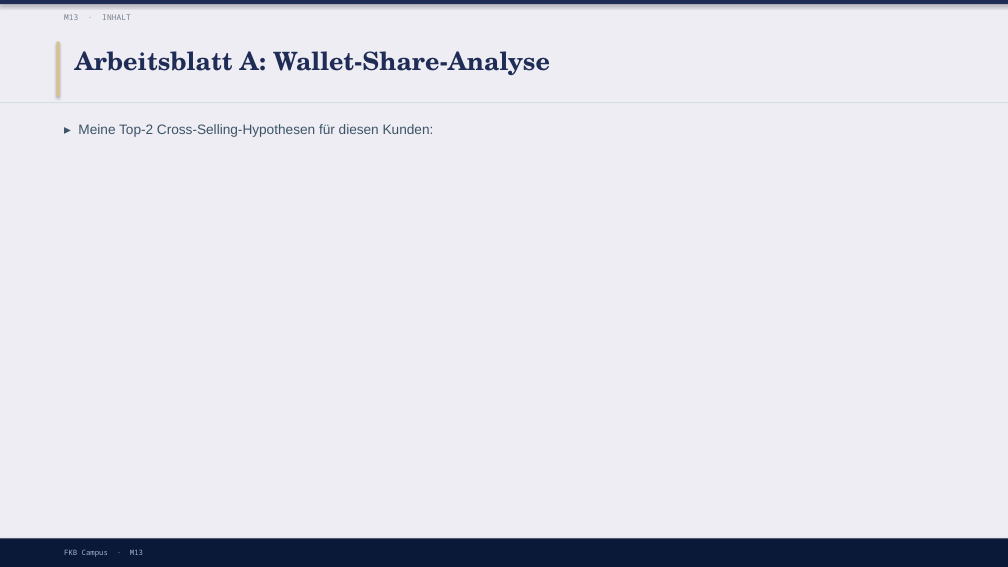
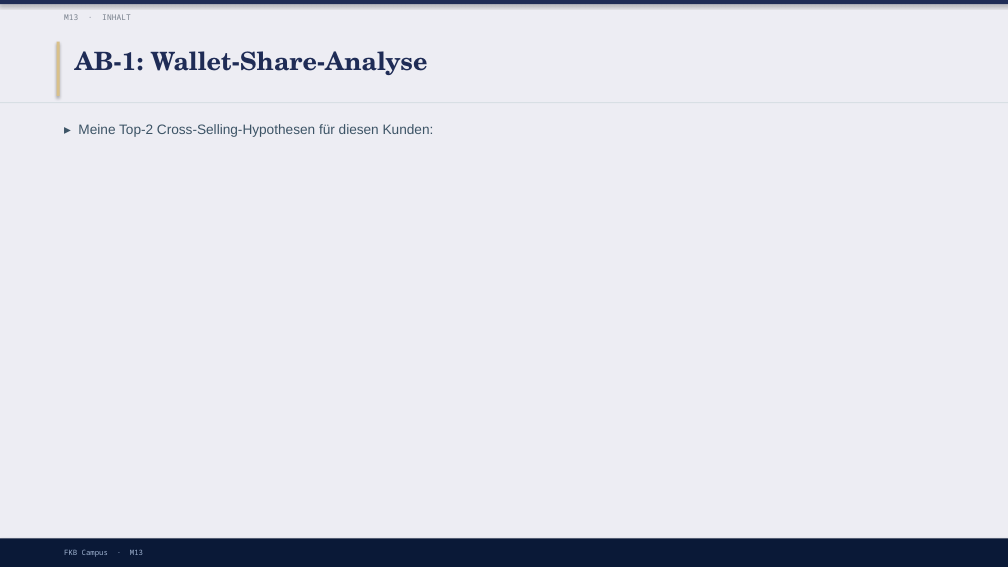
Before and after one commit to ck5rqc47pr-byte/firmenkundenakademie-online, a slide deck: slide 15 of protected-downloads/praesentation/M13.pptx. Drawn at 1008x567 pixels with LibreOffice and Linux fonts; fonts in the diff are those of the drawing. Boxes give left, top, right and bottom in pixels: in the first picture for what was removed or moved away, otherwise in the second. Text is boxed around its words. In the diff, an @@ line names an element or a change of style, - is before the commit and + after.

```diff
--- a/protected-downloads/praesentation/M13.pptx
+++ b/protected-downloads/praesentation/M13.pptx
@@ text at <box>75,51,428,75</box>: text changed @@
-Arbeitsblatt A: Wallet-Share-Analyse
+AB-1: Wallet-Share-Analyse
```
Also in this commit, not shown: 2 other slides changed, 57 other files.
